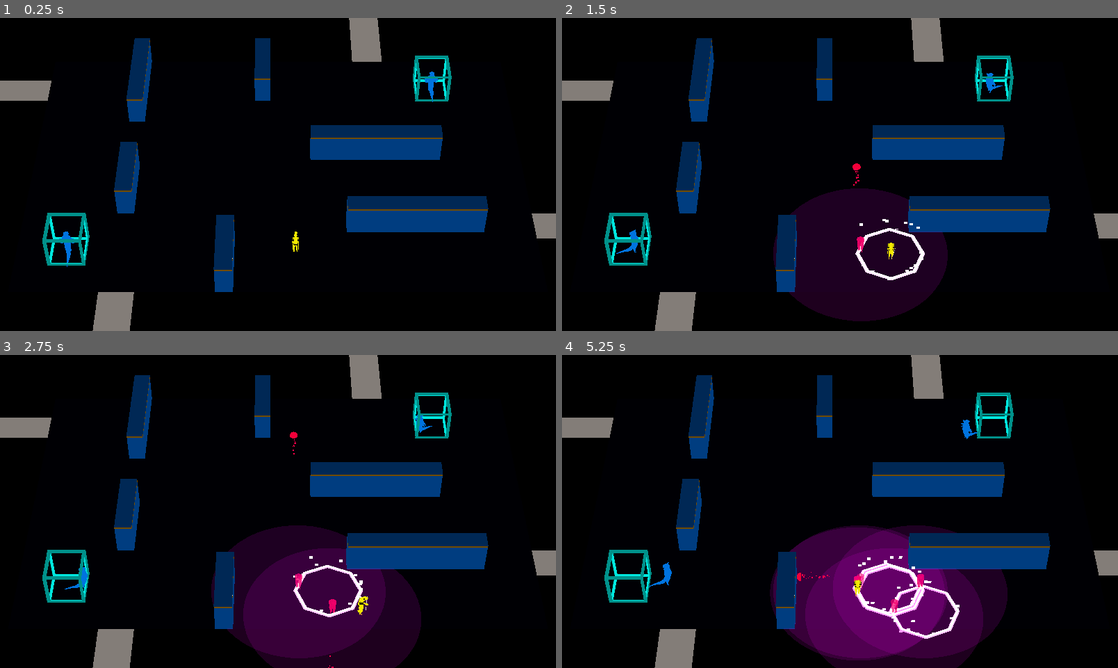
Above: before the commit, frames 1-4 (two rows, left to right).
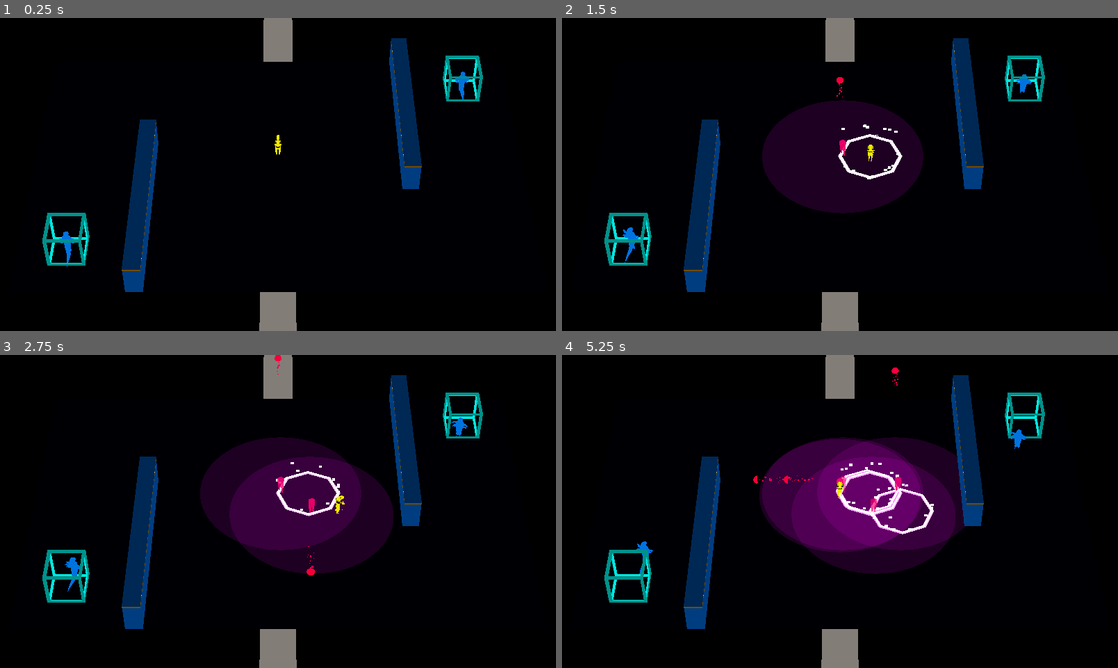
Above: after the commit, the same moments.

Repository: ralabate/30ddl
Game: Godot game, scene res://main.tscn
The game is run twice, just before and just after one commit, with the same random seed, the same clock (stepped at 60 frames per second) and the same inputs.
Inputs:
- Up to frame 1 (0.25 s): no input
- Up to frame 2 (1.5 s): tap Enter (ui_accept) at 0.5, 0.77 s; hold Right (ui_right) 0.53-1.28 s; tap S (player_decoy) at 0.6 s; hold Down (ui_down) from 1.28 s (still down); tap A (player_mine) at 1.35 s
- Up to frame 3 (2.75 s): tap Enter (ui_accept) at 1.52 s; release Down (ui_down) at 2.03 s; hold Right (ui_right) from 2.03 s (still down); tap S (player_decoy) at 2.1 s
- Up to frame 4 (5.25 s): release Right (ui_right) at 2.78 s; hold Up (ui_up) 2.78-3.53 s; tap A (player_mine) at 2.85, 4.35 s; tap Enter (ui_accept) at 3.02, 3.77, 4.52 s; hold Left (ui_left) 3.53-5.03 s; tap S (player_decoy) at 3.6, 5.1 s; hold Down (ui_down) from 5.03 s (still down)

The runs differ from the first frame. In frame 1, 17% of the frame differs, in the area x 0-100%, y 0-100%; in frame 2, 31%; in frame 3, 35%; in frame 4, 37%.

Commit message:
levels will get randomly picked at start

Diff:
--- /dev/null
+++ b/gauntlet/level.gd
@@ -0,0 +1,123 @@
+extends Node3D
+
+
+@onready var badguy_template = preload("res://badguys/badguy.tscn")
+@onready var player_template = preload("res://player/player.tscn")
+@onready var spawner_template = preload("res://badguys/badguy_spawner.tscn")
+
+@onready var player_spawner = %PlayerSpawner
+
+var player: Player
+var spawner_count: int
+
+
+func _ready() -> void:
+	# Wait for the first physics frame so the NavigationServer can sync.
+	await get_tree().physics_frame
+
+	start_game()
+
+
+func spawn_player() -> void:
+	if player != null and not player.is_queued_for_deletion():
+		player.queue_free()
+
+	player = player_template.instantiate()
+	add_child(player)
+	player.position = player_spawner.global_position
+
+	player.shoot.connect(_on_player_shoot)
+	player.mine_spawned.connect(_on_player_spawned_mine)
+	player.decoy_spawned.connect(_on_player_spawned_decoy)
+	player.death.connect(_on_player_died)
+	player.done_winning.connect(_on_player_done_winning)
+
+
+func spawn_badguy(position: Vector3) -> void:
+	var badguy = badguy_template.instantiate()
+	add_child(badguy)
+	badguy.target = player
+	badguy.position = position
+
+
+func start_game() -> void:
+	var bullets = get_tree().get_nodes_in_group("bullets")
+	for bullet in bullets:
+		bullet.queue_free()
+
+	var badguys = get_tree().get_nodes_in_group("badguys")
+	for badguy in badguys:
+		badguy.queue_free()
+
+	var spawners = get_tree().get_nodes_in_group("spawners")
+	for spawner in spawners:
+		spawner.queue_free()
+
+	spawn_player()
+
+	var spawner_spawners = get_tree().get_nodes_in_group("spawner_spawners")
+	for spawner_spawner in spawner_spawners:
+		var spawner = spawner_template.instantiate()
+		add_child(spawner)
+		spawner.position = spawner_spawner.position
+		spawner.spawned_badguy.connect(_on_spawned_badguy)
+		spawner.death.connect(_on_spawner_died)
+		spawner_count += 1
+
+		spawn_badguy(spawner.position)
+
+
+func _on_player_shoot(
+		bullet_template: PackedScene, rotation: Vector3, location: Vector3):
+	var bullet = bullet_template.instantiate()
+	bullet.add_to_group("bullets")
+	add_child(bullet)
+	bullet.rotation = rotation
+	bullet.position = location
+
+
+func _on_player_spawned_mine(mine_template: PackedScene, location: Vector3):
+	var mine = mine_template.instantiate()
+	mine.exploded.connect(_on_mine_exploded)
+	add_child(mine)
+	mine.position = location
+
+
+func _on_mine_exploded(explosion_template: PackedScene, location: Vector3):
+	var explosion = explosion_template.instantiate()
+	add_child(explosion)
+	explosion.position = location
+
+
+func _on_player_spawned_decoy(decoy_template: PackedScene, location: Vector3):
+	var decoy = decoy_template.instantiate()
+	decoy.done.connect(_on_decoy_is_done)
+	add_child(decoy)
+	decoy.position = location
+
+
+func _on_player_died() -> void:
+	start_game()
+
+
+func _on_player_done_winning() -> void:
+	start_game()
+
+
+func _on_decoy_is_done(affected_list: Array[Node3D]) -> void:
+	# Reset their target to the player
+	for affected in affected_list:
+		if affected != null and is_queued_for_deletion() == false\
+		and affected.is_in_group("badguys"):
+			affected.target = player
+
+
+func _on_spawned_badguy(position: Vector3) -> void:
+	if player != null and not player.is_queued_for_deletion():
+		spawn_badguy(position)
+
+
+func _on_spawner_died() -> void:
+	spawner_count -= 1
+	if spawner_count <= 0:
+		player.win()
--- /dev/null
+++ b/gauntlet/level/playfield_level_0.tscn
@@ -0,0 +1,51 @@
+[gd_scene load_steps=4 format=3 uid="uid://ce84xhnoym281"]
+
+[ext_resource type="PackedScene" uid="uid://ct4ym68qe3wd" path="res://level/level_assets/wall.tscn" id="2_4ohyl"]
+[ext_resource type="PackedScene" uid="uid://c3r2x4mms7d0u" path="res://level/level_assets/floor.tscn" id="2_qj3d6"]
+
+[sub_resource type="NavigationMesh" id="NavigationMesh_qc7lj"]
+vertices = PackedVector3Array(-14.5, 1, -0.25, -9, 1, -0.25, -9, 1, -2.25, -7.75, 1, -2.5, -7.75, 1, -9.5, -14.5, 1, -9.5, 8, 1, 9.5, 8, 1, 2.75, 7, 1, 2.5, -6.75, 1, -2.25, -6.75, 1, 9.5, 7, 1, -9.5, 9.25, 1, 0.75, 14.5, 1, 1, 14.5, 1, -9.5, 9.25, 1, -9.5, -14.5, 1, 9.5, -9, 1, 9.5, 9.25, 1, 2.25, 14.5, 1, 9.5)
+polygons = [PackedInt32Array(2, 1, 0), PackedInt32Array(3, 2, 4), PackedInt32Array(4, 2, 5), PackedInt32Array(5, 2, 0), PackedInt32Array(8, 7, 6), PackedInt32Array(9, 3, 4), PackedInt32Array(6, 10, 8), PackedInt32Array(8, 10, 9), PackedInt32Array(4, 11, 9), PackedInt32Array(9, 11, 8), PackedInt32Array(15, 14, 12), PackedInt32Array(12, 14, 13), PackedInt32Array(17, 16, 1), PackedInt32Array(1, 16, 0), PackedInt32Array(18, 12, 13), PackedInt32Array(18, 13, 7), PackedInt32Array(7, 13, 6), PackedInt32Array(6, 13, 19)]
+cell_height = 0.5
+agent_height = 2.0
+
+[node name="PlayfieldLevel0" type="NavigationRegion3D"]
+navigation_mesh = SubResource("NavigationMesh_qc7lj")
+
+[node name="floor" parent="." instance=ExtResource("2_qj3d6")]
+
+[node name="wall" parent="." instance=ExtResource("2_4ohyl")]
+transform = Transform3D(1, 0, 0, 0, 1, 0, 0, 0, 1, -8, 0, 1)
+
+[node name="wall2" parent="." instance=ExtResource("2_4ohyl")]
+transform = Transform3D(1, 0, 0, 0, 1, 0, 0, 0, 1, -8, 0, -1)
+
+[node name="wall5" parent="." instance=ExtResource("2_4ohyl")]
+transform = Transform3D(1, 0, 0, 0, 1, 0, 0, 0, 1, -8, 0, 5)
+
+[node name="wall6" parent="." instance=ExtResource("2_4ohyl")]
+transform = Transform3D(1, 0, 0, 0, 1, 0, 0, 0, 1, -8, 0, 3)
+
+[node name="wall7" parent="." instance=ExtResource("2_4ohyl")]
+transform = Transform3D(1, 0, 0, 0, 1, 0, 0, 0, 1, -8, 0, 9)
+
+[node name="wall8" parent="." instance=ExtResource("2_4ohyl")]
+transform = Transform3D(1, 0, 0, 0, 1, 0, 0, 0, 1, -8, 0, 7)
+
+[node name="wall3" parent="." instance=ExtResource("2_4ohyl")]
+transform = Transform3D(1, 0, 0, 0, 1, 0, 0, 0, 1, 8, 0, 1)
+
+[node name="wall4" parent="." instance=ExtResource("2_4ohyl")]
+transform = Transform3D(1, 0, 0, 0, 1, 0, 0, 0, 1, 8, 0, -1)
+
+[node name="wall9" parent="." instance=ExtResource("2_4ohyl")]
+transform = Transform3D(1, 0, 0, 0, 1, 0, 0, 0, 1, 8, 0, -3)
+
+[node name="wall10" parent="." instance=ExtResource("2_4ohyl")]
+transform = Transform3D(1, 0, 0, 0, 1, 0, 0, 0, 1, 8, 0, -5)
+
+[node name="wall11" parent="." instance=ExtResource("2_4ohyl")]
+transform = Transform3D(1, 0, 0, 0, 1, 0, 0, 0, 1, 8, 0, -7)
+
+[node name="wall12" parent="." instance=ExtResource("2_4ohyl")]
+transform = Transform3D(1, 0, 0, 0, 1, 0, 0, 0, 1, 8, 0, -9)
--- a/gauntlet/level/modular_level.tscn
+++ b/gauntlet/level/playfield_level_1.tscn
@@ -9,7 +9,7 @@
 cell_height = 0.5
 agent_height = 2.0
 
-[node name="ModularLevel" type="NavigationRegion3D"]
+[node name="PlayfieldLevel1" type="NavigationRegion3D"]
 navigation_mesh = SubResource("NavigationMesh_qc7lj")
 
 [node name="wall6" parent="." instance=ExtResource("2_35a4x")]
--- /dev/null
+++ b/gauntlet/level_0.tscn
@@ -0,0 +1,41 @@
+[gd_scene load_steps=5 format=3 uid="uid://cl42meh1r3ruo"]
+
+[ext_resource type="Script" uid="uid://circq55qpjcvk" path="res://level.gd" id="1_v6xcw"]
+[ext_resource type="PackedScene" uid="uid://ce84xhnoym281" path="res://level/playfield_level_0.tscn" id="2_v6xcw"]
+[ext_resource type="PackedScene" uid="uid://cis78mxrxyjlq" path="res://level/bridge.tscn" id="3_nu7sl"]
+
+[sub_resource type="Environment" id="Environment_h2yge"]
+background_mode = 1
+ambient_light_source = 2
+ambient_light_color = Color(0.950226, 0.908877, 0.874709, 1)
+
+[node name="Level0" type="Node3D"]
+script = ExtResource("1_v6xcw")
+
+[node name="ModularLevel" parent="." instance=ExtResource("2_v6xcw")]
+
+[node name="Camera3D" type="Camera3D" parent="."]
+transform = Transform3D(1, 0, 0, 0, 0.707107, 0.707107, 0, -0.707107, 0.707107, 0, 51.2774, 52.0472)
+environment = SubResource("Environment_h2yge")
+fov = 15.0
+
+[node name="NorthBridge" parent="." node_paths=PackedStringArray("linked_bridge") instance=ExtResource("3_nu7sl")]
+transform = Transform3D(-4.37114e-08, 0, 1, 0, 1, 0, -1, 0, -4.37114e-08, 0, 0, -13)
+linked_bridge = NodePath("../SouthBridge")
+
+[node name="SouthBridge" parent="." node_paths=PackedStringArray("linked_bridge") instance=ExtResource("3_nu7sl")]
+transform = Transform3D(1.31134e-07, 0, -1, 0, 1, 0, 1, 0, 1.31134e-07, 0, 0, 13)
+linked_bridge = NodePath("../NorthBridge")
+
+[node name="PlayerSpawner" type="Marker3D" parent="."]
+unique_name_in_owner = true
+transform = Transform3D(1, 0, 0, 0, 1, 0, 0, 0, 1, 0, 1, -1)
+
+[node name="SpawnerSpawner" type="Marker3D" parent="." groups=["spawner_spawners"]]
+transform = Transform3D(1, 0, 0, 0, 1, 0, 0, 0, 1, 12, 1, -7)
+
+[node name="SpawnerSpawner2" type="Marker3D" parent="." groups=["spawner_spawners"]]
+transform = Transform3D(1, 0, 0, 0, 1, 0, 0, 0, 1, -12, 1, 7)
+
+[editable path="NorthBridge"]
+[editable path="SouthBridge"]
--- /dev/null
+++ b/gauntlet/level_1.tscn
@@ -0,0 +1,51 @@
+[gd_scene load_steps=5 format=3 uid="uid://clsdp2e4yqkji"]
+
+[ext_resource type="Script" uid="uid://circq55qpjcvk" path="res://level.gd" id="1_hn12h"]
+[ext_resource type="PackedScene" uid="uid://c4hm3jsxo7vky" path="res://level/playfield_level_1.tscn" id="2_ihfcg"]
+[ext_resource type="PackedScene" uid="uid://cis78mxrxyjlq" path="res://level/bridge.tscn" id="3_rka8t"]
+
+[sub_resource type="Environment" id="Environment_h2yge"]
+background_mode = 1
+ambient_light_source = 2
+ambient_light_color = Color(0.950226, 0.908877, 0.874709, 1)
+
+[node name="Level1" type="Node3D"]
+script = ExtResource("1_hn12h")
+
+[node name="Camera3D" type="Camera3D" parent="."]
+transform = Transform3D(1, 0, 0, 0, 0.707107, 0.707107, 0, -0.707107, 0.707107, 0, 51.2774, 52.0472)
+environment = SubResource("Environment_h2yge")
+fov = 15.0
+
+[node name="ModularLevel" parent="." instance=ExtResource("2_ihfcg")]
+
+[node name="EastBridge" parent="." node_paths=PackedStringArray("linked_bridge") instance=ExtResource("3_rka8t")]
+transform = Transform3D(1, 0, 0, 0, 1, 0, 0, 0, 1, 18, 0, 5)
+linked_bridge = NodePath("../WestBridge")
+
+[node name="WestBridge" parent="." node_paths=PackedStringArray("linked_bridge") instance=ExtResource("3_rka8t")]
+transform = Transform3D(-1, 0, -8.74228e-08, 0, 1, 0, 8.74228e-08, 0, -1, -18, 0, -7)
+linked_bridge = NodePath("../EastBridge")
+
+[node name="NorthBridge" parent="." node_paths=PackedStringArray("linked_bridge") instance=ExtResource("3_rka8t")]
+transform = Transform3D(-4.37114e-08, 0, 1, 0, 1, 0, -1, 0, -4.37114e-08, 6, 0, -13)
+linked_bridge = NodePath("../SouthBridge")
+
+[node name="SouthBridge" parent="." node_paths=PackedStringArray("linked_bridge") instance=ExtResource("3_rka8t")]
+transform = Transform3D(1.31134e-07, 0, -1, 0, 1, 0, 1, 0, 1.31134e-07, -9, 0, 13)
+linked_bridge = NodePath("../NorthBridge")
+
+[node name="PlayerSpawner" type="Marker3D" parent="."]
+unique_name_in_owner = true
+transform = Transform3D(1, 0, 0, 0, 1, 0, 0, 0, 1, 0, 1, 0)
+
+[node name="SpawnerSpawner" type="Marker3D" parent="." groups=["spawner_spawners"]]
+transform = Transform3D(1, 0, 0, 0, 1, 0, 0, 0, 1, 10, 1, -7)
+
+[node name="SpawnerSpawner2" type="Marker3D" parent="." groups=["spawner_spawners"]]
+transform = Transform3D(1, 0, 0, 0, 1, 0, 0, 0, 1, -12, 1, 7)
+
+[editable path="EastBridge"]
+[editable path="WestBridge"]
+[editable path="NorthBridge"]
+[editable path="SouthBridge"]
--- a/gauntlet/main.gd
+++ b/gauntlet/main.gd
@@ -1,122 +1,18 @@
 extends Node3D
 
 
-@onready var badguy_template = preload("res://badguys/badguy.tscn")
-@onready var player_template = preload("res://player/player.tscn")
-@onready var spawner_template = preload("res://badguys/badguy_spawner.tscn")
-@onready var player_spawner = %PlayerSpawner
-
-var player: Player
-var spawner_count: int
+var levels = [
+	preload("res://level_0.tscn"),
+	preload("res://level_1.tscn"),
+]
 
 
+# Called when the node enters the scene tree for the first time.
 func _ready() -> void:
-	# Wait for the first physics frame so the NavigationServer can sync.
-	await get_tree().physics_frame
-
-	start_game()
+	var level = levels.pick_random().instantiate()
+	add_child(level)
 
 
-func spawn_player() -> void:
-	if player != null and not player.is_queued_for_deletion():
-		player.queue_free()
-
-	player = player_template.instantiate()
-	add_child(player)
-	player.position = player_spawner.position
-
-	player.shoot.connect(_on_player_shoot)
-	player.mine_spawned.connect(_on_player_spawned_mine)
-	player.decoy_spawned.connect(_on_player_spawned_decoy)
-	player.death.connect(_on_player_died)
-	player.done_winning.connect(_on_player_done_winning)
-
-
-func spawn_badguy(position: Vector3) -> void:
-	var badguy = badguy_template.instantiate()
-	add_child(badguy)
-	badguy.target = player
-	badguy.position = position
-
-
-func start_game() -> void:
-	var bullets = get_tree().get_nodes_in_group("bullets")
-	for bullet in bullets:
-		bullet.queue_free()
-
-	var badguys = get_tree().get_nodes_in_group("badguys")
-	for badguy in badguys:
-		badguy.queue_free()
-
-	var spawners = get_tree().get_nodes_in_group("spawners")
-	for spawner in spawners:
-		spawner.queue_free()
-
-	spawn_player()
-
-	var spawner_spawners = get_tree().get_nodes_in_group("spawner_spawners")
-	for spawner_spawner in spawner_spawners:
-		var spawner = spawner_template.instantiate()
-		add_child(spawner)
-		spawner.position = spawner_spawner.position
-		spawner.spawned_badguy.connect(_on_spawned_badguy)
-		spawner.death.connect(_on_spawner_died)
-		spawner_count += 1
-
-		spawn_badguy(spawner.position)
-
-
-func _on_player_shoot(
-		bullet_template: PackedScene, rotation: Vector3, location: Vector3):
-	var bullet = bullet_template.instantiate()
-	bullet.add_to_group("bullets")
-	add_child(bullet)
-	bullet.rotation = rotation
-	bullet.position = location
-
-
-func _on_player_spawned_mine(mine_template: PackedScene, location: Vector3):
-	var mine = mine_template.instantiate()
-	mine.exploded.connect(_on_mine_exploded)
-	add_child(mine)
-	mine.position = location
-
-
-func _on_mine_exploded(explosion_template: PackedScene, location: Vector3):
-	var explosion = explosion_template.instantiate()
-	add_child(explosion)
-	explosion.position = location
-
-
-func _on_player_spawned_decoy(decoy_template: PackedScene, location: Vector3):
-	var decoy = decoy_template.instantiate()
-	decoy.done.connect(_on_decoy_is_done)
-	add_child(decoy)
-	decoy.position = location
-
-
-func _on_player_died() -> void:
-	start_game()
-
-
-func _on_player_done_winning() -> void:
-	start_game()
-
-
-func _on_decoy_is_done(affected_list: Array[Node3D]) -> void:
-	# Reset their target to the player
-	for affected in affected_list:
-		if affected != null and is_queued_for_deletion() == false\
-		and affected.is_in_group("badguys"):
-			affected.target = player
-
-
-func _on_spawned_badguy(position: Vector3) -> void:
-	if player != null and not player.is_queued_for_deletion():
-		spawn_badguy(position)
-
-
-func _on_spawner_died() -> void:
-	spawner_count -= 1
-	if spawner_count <= 0:
-		player.win()
+# Called every frame. 'delta' is the elapsed time since the previous frame.
+func _process(delta: float) -> void:
+	pass
--- a/gauntlet/main.tscn
+++ b/gauntlet/main.tscn
@@ -1,57 +1,6 @@
-[gd_scene load_steps=5 format=3 uid="uid://clsdp2e4yqkji"]
+[gd_scene load_steps=2 format=3 uid="uid://b7gy2x8587d5m"]
 
-[ext_resource type="Script" uid="uid://circq55qpjcvk" path="res://main.gd" id="1_0xm2m"]
-[ext_resource type="PackedScene" uid="uid://c4hm3jsxo7vky" path="res://level/modular_level.tscn" id="4_1bvp3"]
-[ext_resource type="PackedScene" uid="uid://cis78mxrxyjlq" path="res://level/bridge.tscn" id="5_7mycd"]
-
-[sub_resource type="Environment" id="Environment_h2yge"]
-background_mode = 1
-ambient_light_source = 2
-ambient_light_color = Color(0.950226, 0.908877, 0.874709, 1)
+[ext_resource type="Script" uid="uid://bhhlb81f8j0k3" path="res://main.gd" id="1_0xm2m"]
 
 [node name="Main" type="Node3D"]
 script = ExtResource("1_0xm2m")
-
-[node name="Camera3D" type="Camera3D" parent="."]
-transform = Transform3D(1, 0, 0, 0, 0.707107, 0.707107, 0, -0.707107, 0.707107, 0, 51.2774, 52.0472)
-environment = SubResource("Environment_h2yge")
-fov = 15.0
-
-[node name="DirectionalLight3D" type="DirectionalLight3D" parent="."]
-transform = Transform3D(1, 0, 0, 0, -4.37114e-08, 1, 0, -1, -4.37114e-08, 0, 13.042, 0)
-visible = false
-light_cull_mask = 4294967293
-sky_mode = 1
-
-[node name="ModularLevel" parent="." instance=ExtResource("4_1bvp3")]
-
-[node name="EastBridge" parent="." node_paths=PackedStringArray("linked_bridge") instance=ExtResource("5_7mycd")]
-transform = Transform3D(1, 0, 0, 0, 1, 0, 0, 0, 1, 18, 0, 5)
-linked_bridge = NodePath("../WestBridge")
-
-[node name="WestBridge" parent="." node_paths=PackedStringArray("linked_bridge") instance=ExtResource("5_7mycd")]
-transform = Transform3D(-1, 0, -8.74228e-08, 0, 1, 0, 8.74228e-08, 0, -1, -18, 0, -7)
-linked_bridge = NodePath("../EastBridge")
-
-[node name="NorthBridge" parent="." node_paths=PackedStringArray("linked_bridge") instance=ExtResource("5_7mycd")]
-transform = Transform3D(-4.37114e-08, 0, 1, 0, 1, 0, -1, 0, -4.37114e-08, 6, 0, -13)
-linked_bridge = NodePath("../SouthBridge")
-
-[node name="SouthBridge" parent="." node_paths=PackedStringArray("linked_bridge") instance=ExtResource("5_7mycd")]
-transform = Transform3D(1.31134e-07, 0, -1, 0, 1, 0, 1, 0, 1.31134e-07, -9, 0, 13)
-linked_bridge = NodePath("../NorthBridge")
-
-[node name="PlayerSpawner" type="Marker3D" parent="."]
-unique_name_in_owner = true
-transform = Transform3D(1, 0, 0, 0, 1, 0, 0, 0, 1, 1, 1, 7)
-
-[node name="SpawnerSpawner" type="Marker3D" parent="." groups=["spawner_spawners"]]
-transform = Transform3D(1, 0, 0, 0, 1, 0, 0, 0, 1, 10, 1, -7)
-
-[node name="SpawnerSpawner2" type="Marker3D" parent="." groups=["spawner_spawners"]]
-transform = Transform3D(1, 0, 0, 0, 1, 0, 0, 0, 1, -12, 1, 7)
-
-[editable path="EastBridge"]
-[editable path="WestBridge"]
-[editable path="NorthBridge"]
-[editable path="SouthBridge"]
--- a/gauntlet/project.godot
+++ b/gauntlet/project.godot
@@ -11,7 +11,7 @@
 [application]
 
 config/name="gauntlet"
-run/main_scene="uid://clsdp2e4yqkji"
+run/main_scene="uid://b7gy2x8587d5m"
 config/features=PackedStringArray("4.4", "Forward Plus")
 config/icon="res://icon.svg"
 
Not shown, added: gauntlet/level.gd.uid
Not shown, changed: gauntlet/main.gd.uid
